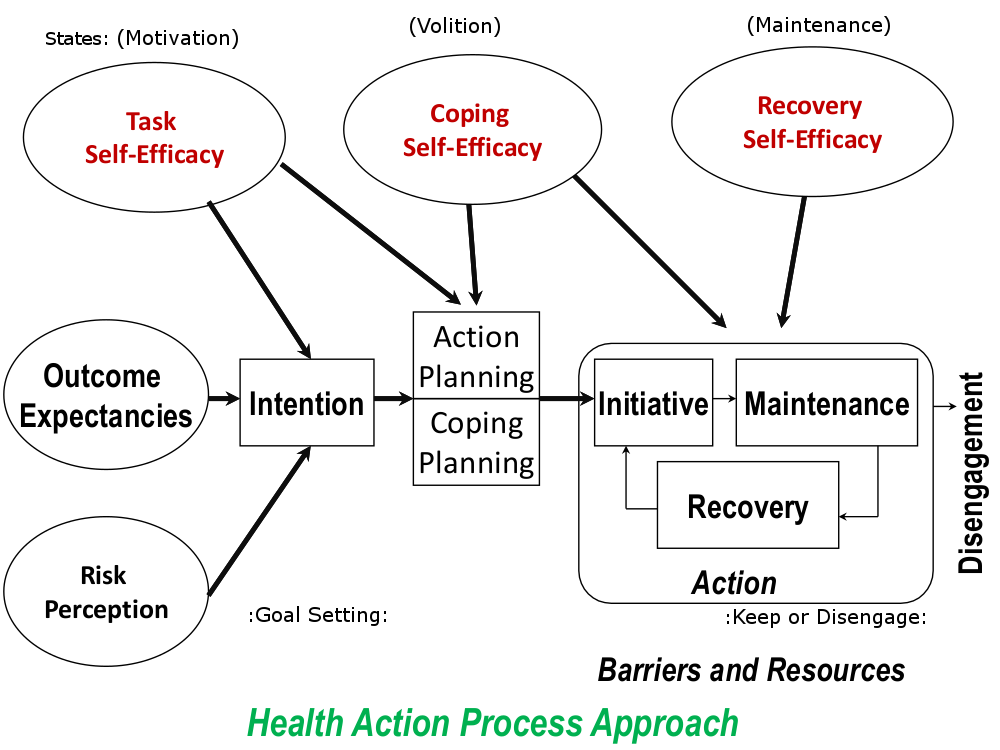
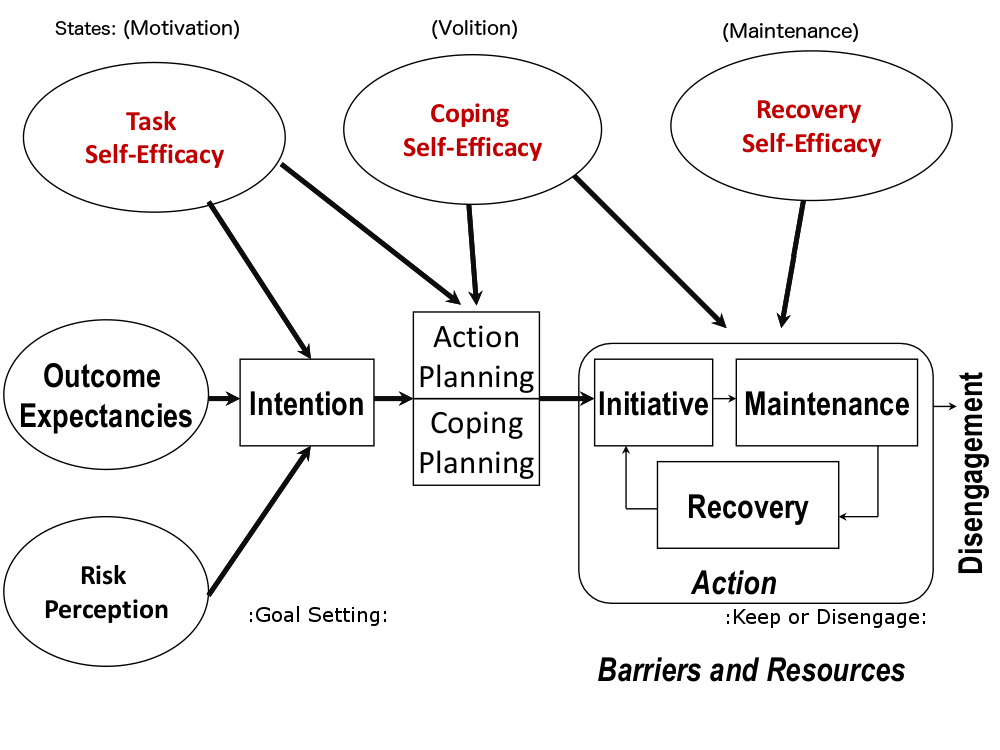
Before/after of a 1000 × 750 layered artwork. What changed in the layer stack:
painted on "(Maintenance)" over box(723, 16, 890, 43)
painted on "(Volition)" over box(410, 17, 517, 40)
painted on "States: (Motivation)" over box(46, 20, 239, 49)
renamed "Clipboard" to "HAPA_Figures", painted on it over box(46, 16, 954, 744)
